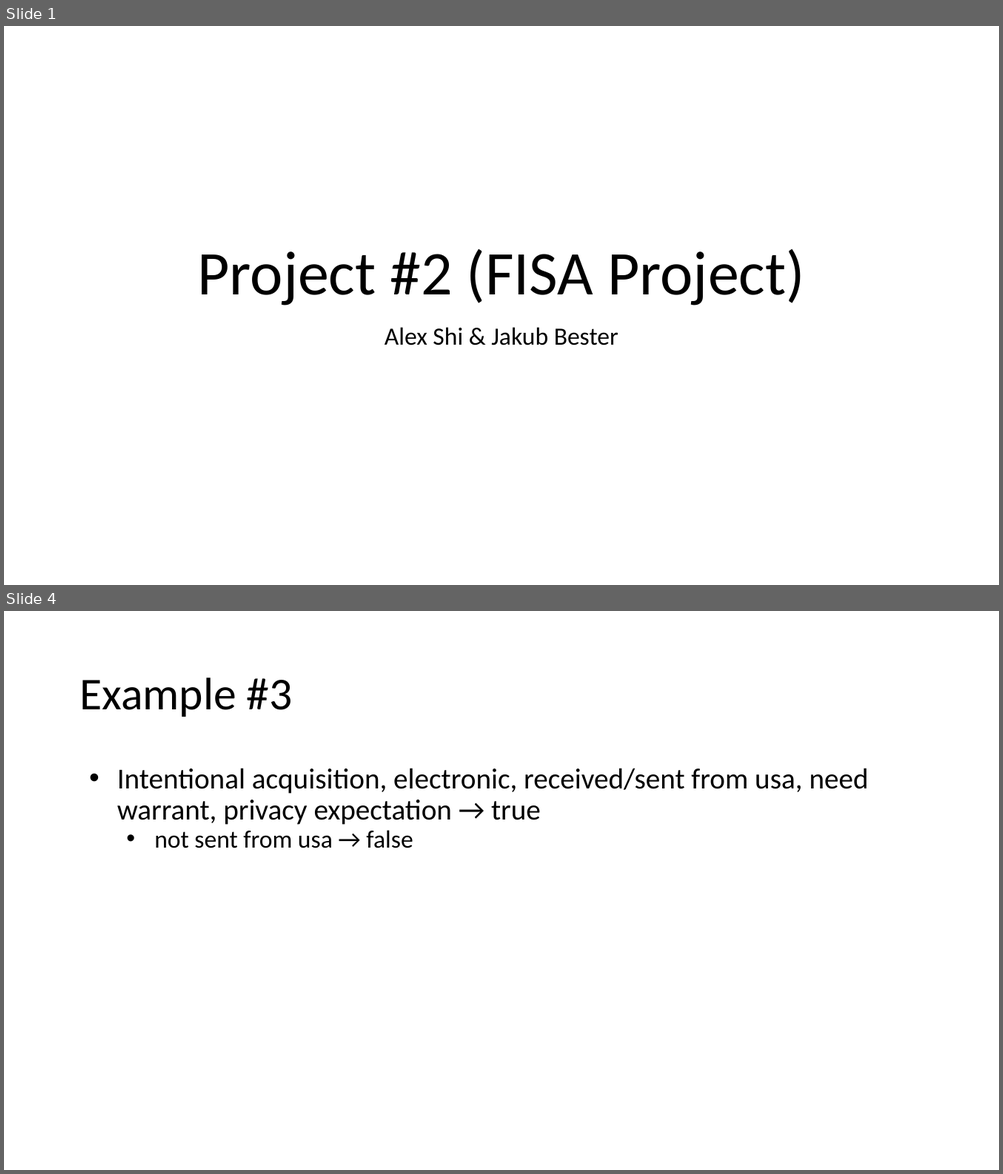
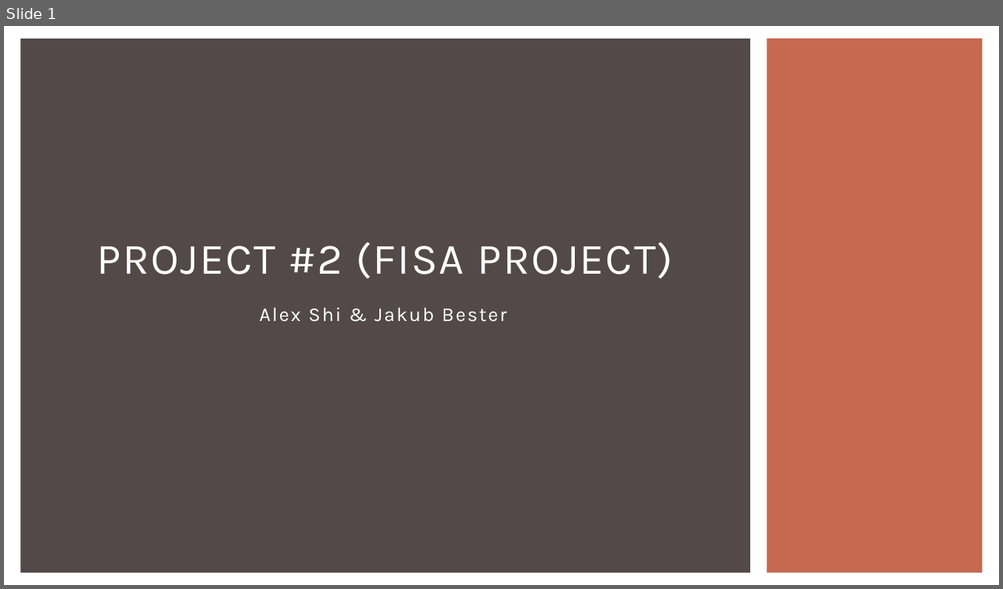
Before and after one commit to jakubbester/fisa-project, a slide deck: Project #2 (FISA Project).pptx. Shown one above the other, each under a label of ours: slides 1 and 4 before the commit, slide 1 after it; the slides between them are not shown. The pictures are 1003x1174 and 1003x589 pixels, drawn with LibreOffice and Linux fonts; fonts in the diff are those of the drawing. Boxes give left, top, right and bottom in pixels: in the first picture for what was removed or moved away, otherwise in the second. Text is boxed around its words. In the diff, an @@ line names an element or a change of style, - is before the commit and + after.

```diff
--- a/Project #2 (FISA Project).pptx
+++ b/Project #2 (FISA Project).pptx
@@ slide 4 removed at [4, 611, 999, 1170], background #FFFFFF @@
@@ title removed at [79, 678, 293, 717] @@
-Example #3
@@ text removed at [117, 768, 868, 849] @@
-• Intentional acquisition, electronic, received/sent from usa, need warrant, privacy expectation → true
-  • not sent from usa → false
@@ slide 1 changed as well @@
@@ rectangle added at [20, 39, 750, 574], fill #534949 @@
@@ rectangle added at [766, 39, 982, 574], fill #C66951 @@
@@ title at [97, 242, 672, 279]: text changed; size 60 to 42 pt; font Calibri to Karla; text colour #000000 to #FFFFFF @@
-Project #2 (FISA Project)
+PROJECT #2 (FISA PROJECT)
@@ subtitle "Alex Shi & Jakub Bester": place and size @@
-subtitle "Alex Shi & Jakub Bester" at [384, 327, 618, 346]
+subtitle "Alex Shi & Jakub Bester" at [259, 307, 506, 322]
@@ subtitle "Alex Shi & Jakub Bester" at [259, 307, 506, 322]: size 24 to 19 pt, font Calibri to Karla, text colour #000000 to #FFFFFF, letter spacing 0 to 1.5 pt @@
```
Also in this commit, not shown: 2 other slides changed, 1 slide added, 3 other slides removed.
